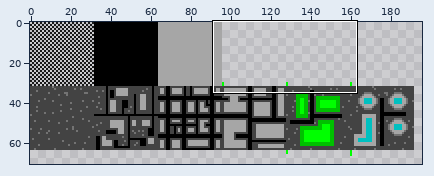
Sprite sheet: assets/graphics/tileset.png. Above, an overview of the earlier version with the close-up marked.
Close-up. The starting point:
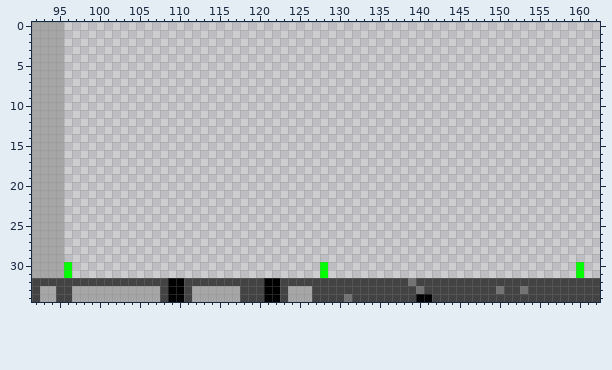
The file is 256x256 pixels. Pixels under 10% opacity are left out. Colours within 5 levels of each other are drawn and written as one. Shown: x 92..162, y 0..34. The wide view leaves out empty margins.
The same view after the edit:
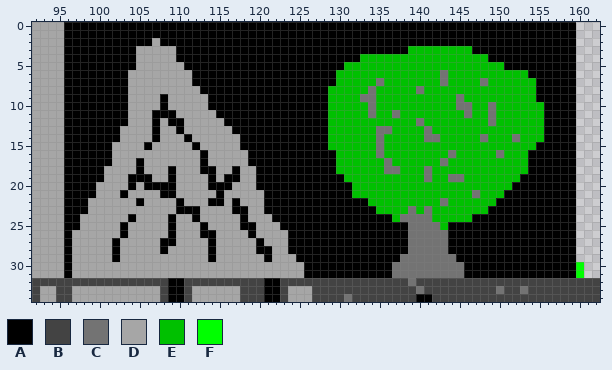
Palette (. is transparent): A #000000  B #434343  C #737373  D #a6a6a6  E #00c000  F #00ff00
The exact change:
Changed rows in their new state; - is an unchanged pixel.
first column x 96:
 0 AAAAAAAAAAAAAAAAAAAAAAAAAAAAAAAAAAAAAAAAAAAAAAAAAAAAAAAAAAAAAAAA
 1 AAAAAAAAAAAAAAAAAAAAAAAAAAAAAAAAAAAAAAAAAAAAAAAAAAAAAAAAAAAAAAAA
 2 AAAAAAAAAAADAAAAAAAAAAAAAAAAAAAAAAAAAAAAAAAAAAAAAAAAAAAAAAAAAAAA
 3 AAAAAAAAADDDDDAAAAAAAAAAAAAAAAAAAAAAAAAAAAAEEEEEEEEAAAAAAAAAAAAA
 4 AAAAAAAAADDDDDAAAAAAAAAAAAAAAAAAAAAAAEEEEEEEEEEEEEEEEAAAAAAAAAAA
 5 AAAAAAAAADDDDDDAAAAAAAAAAAAAAAAAAAAEEEEEEEEEEEEEEEEEEEEAAAAAAAAA
 6 AAAAAAAADDDDDDDDAAAAAAAAAAAAAAAAAAEEEEEEEEEEEEECEEEEEEEEEEAAAAAA
 7 AAAAAAAADDDDDDDDAAAAAAAAAAAAAAAAAAEEEEECEEEEEEECEEEECEEEEEEAAAAA
 8 AAAAAAAADDDDDDDDDAAAAAAAAAAAAAAAAEEEEECEEEEECEEEEEEEEEEEEEEAAAAA
 9 AAAAAAAADDDDADDDDDAAAAAAAAAAAAAAAEEEECCEEEEEEEEEECEEEEEEEEEAAAAA
10 AAAAAAAADDDDADDDDDAAAAAAAAAAAAAAAEEEEECEEEEEEEEEECCEECEEEEEEAAAA
11 AAAAAAAADDDAAADDDDDAAAAAAAAAAAAAAEEEEECEECEEEEEEEECEECEEEEEEAAAA
12 AAAAAAAADDDADAADDDDDAAAAAAAAAAAAAEEEEEEEEEEECEEEEEEEECEEEEEEAAAA
13 AAAAAAADDDDADDADDDDDDAAAAAAAAAAAAEEEEEECCEEEECEEEEEEEEEEEEEEAAAA
14 AAAAAAADDDDADDDADDDDDDAAAAAAAAAAAEEEEEECEEEEECCEEEEECEEECEEEAAAA
15 AAAAAADDDDADDDDDADDDDDAAAAAAAAAAAEEEEEECEEEEEEEEEEEEEEEEEEEAAAAA
16 AAAAAADDDDDDDDDDDADDDDDAAAAAAAAAAAEEEEECEEEEEEEECEEEEECEEEAAAAAA
17 AAAAAADDDADDDDDDDADDDDDAAAAAAAAAAAEEEEEECEEEEEECEEEEEEEEEEAAAAAA
18 AAAAADDDDADDDADDDAADDADDAAAAAAAAAAEEEEEECCEEECEEEEEEEEEEEEAAAAAA
19 AAAAADDDAAADDADDDDADAADDAAAAAAAAAAAEEEEEEEEEECEECCEEEEEEEAAAAAAA
20 AAAADDDDADAAAADDDDAAADDDAAAAAAAAAAAAEEEEEEEEEEEEEEEEEEEEAAAAAAAA
21 AAAADDDADDDDAADDDDDADDDDDAAAAAAAAAAAEEEEEEEEEEEEEEECEEEAAAAAAAAA
22 AAADDDDDDADDDDADDDAADADDDAAAAAAAAAAAAAEEEEEEEEECEEEEEEAAAAAAAAAA
23 AAADDDDDDDDDDDAAADDDDAADDAAAAAAAAAAAAAAEEEECECEEEEEEEAAAAAAAAAAA
24 AADDDDDDADDDDADDADDDDDADDDAAAAAAAAAAAAAAAECCCCEEEEEAAAAAAAAAAAAA
25 AADDDDDADDDDDADDDADDDDAADDDAAAAAAAAAAAAAAAACCCCEAAAAAAAAAAAAAAAA
26 ADDDDDDADDDDDADDDAADDDDADDDDAAAAAAAAAAAAAAACCCCCAAAAAAAAAAAAAAAA
27 ADDDDDADDDDDAADDDDADDDDDADDDAAAAAAAAAAAAAAACCCCCAAAAAAAAAAAAAAAA
28 ADDDDDADDDDDADDDDDADDDDDAADDAAAAAAAAAAAAAAACCCCCAAAAAAAAAAAAAAAA
29 ADDDDDADDDDDDDDDDDADDDDDDADDDAAAAAAAAAAAAACCCCCCCAAAAAAAAAAAAAAA
30 ADDDDDDDDDDDDDDDDDDDDDDDDDDDDDAAAAAAAAAAACCCCCCCCCAAAAAAAAAAAAAA
31 ADDDDDDDDDDDDDDDDDDDDDDDDDDDDDAAAAAAAAAAACCCCCCCCCAAAAAAAAAAAAAA
Pixel boxes of the changes (left, top, right, bottom) in both close-ups:
changed: (64, 22, 576, 278)
